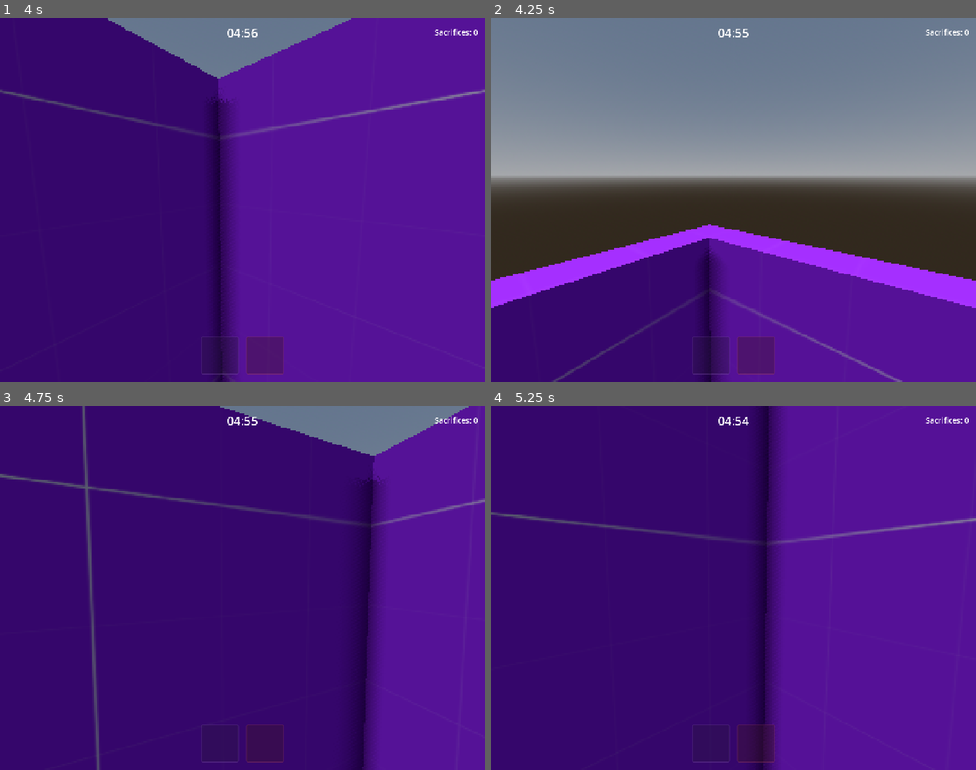
Above: before the commit, frames 1-4 (two rows, left to right).
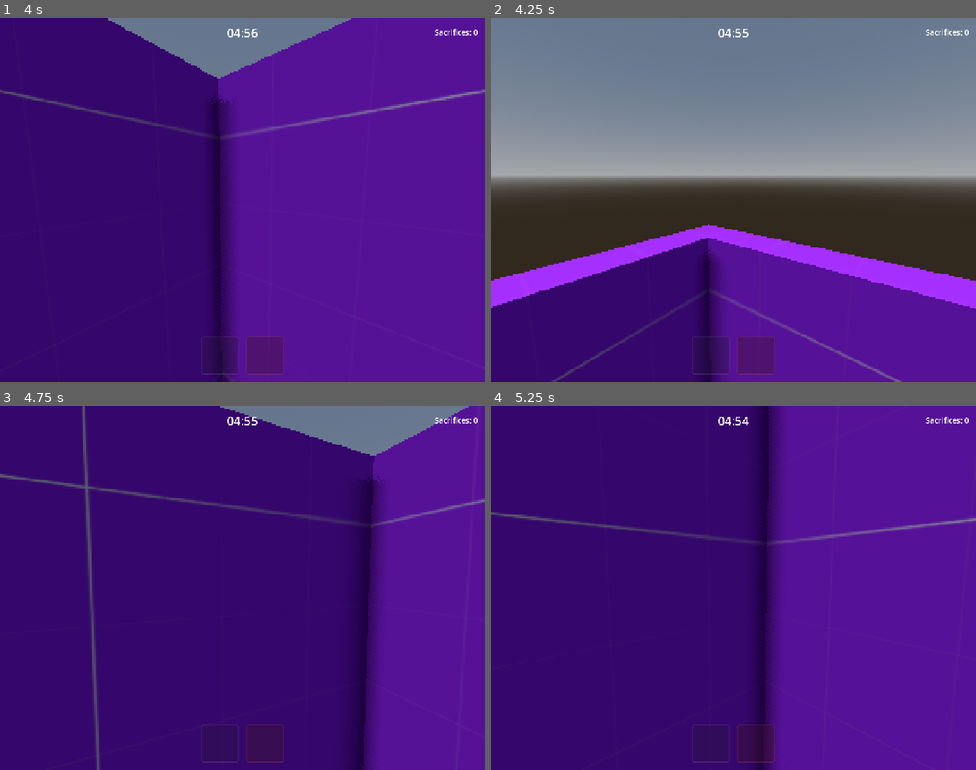
Above: after the commit, the same moments.

Repository: TheSophisticated/FindersKeepers-CSES
Game: Godot game, scene res://Maps/GameMode.tscn
The game is run twice, just before and just after one commit, with the same random seed, the same clock (stepped at 60 frames per second) and the same inputs. This scene is started directly instead of the project's main scene.
Inputs (mouse positions are in pixels of both pictures, inside the frame that each line leads up to):
- Up to frame 1 (4 s): tap Enter at 0.5 s; move the mouse to (266, 200) at 0.52 s; hold E (interact) 0.53-1.28 s; hold W (move_forward) from 0.53 s (still down); tap Space (jump) at 0.77, 1.52, 3.02, 3.77 s; tap 1 at 0.8, 1.35, 3.05 s; move the mouse to (218, 200) at 1.27 s; tap 2 at 1.55, 2.1, 3.8 s; move the mouse to (252, 192) at 2.02 s; hold E (interact) 2.03-2.78 s; move the mouse to (237, 207) at 2.77 s; tap E (interact) at 2.85 s; move the mouse to (276, 203) at 3.52 s; hold Shift (sprint) from 3.53 s (still down)
- Up to frame 2 (4.25 s): keep holding W (move_forward); keep holding Shift (sprint)
- Up to frame 3 (4.75 s): keep holding W (move_forward); move the mouse to (203, 584) at 4.27 s; release Shift (sprint) at 4.28 s; tap 1 at 4.35 s; tap Space (jump) at 4.52 s; tap E (interact) at 4.55 s
- Up to frame 4 (5.25 s): keep holding W (move_forward); move the mouse to (738, 588) at 5.02 s; tap 2 at 5.1 s

Frame 1 is identical in both runs. In frame 2, 0.1% of the frame differs, in the area x 0-100%, y 56-100%; in frame 3, less than 0.1%; in frame 4, nothing differs.

Commit message:
Add Multiplayer Synchronization for TarotCards and BodyPart Pickups

Diff:
--- a/Maps/GameMode.tscn
+++ b/Maps/GameMode.tscn
@@ -78,6 +78,13 @@
 
 [sub_resource type="BoxShape3D" id="BoxShape3D_tarot"]
 
+[sub_resource type="PhysicsMaterial" id="PhysicsMaterial_2q7m2"]
+
+[sub_resource type="BoxMesh" id="BoxMesh_obcad"]
+
+[sub_resource type="BoxShape3D" id="BoxShape3D_tagav"]
+size = Vector3(1.0625, 1, 1.1732178)
+
 [node name="GameMode" type="Node3D" unique_id=1344084929]
 script = ExtResource("1_bliyt")
 
@@ -486,6 +493,18 @@
 [node name="SpawnPoint4" type="Marker3D" parent="SubViewportContainer/SubViewport/SpawnPoints" unique_id=933366168]
 transform = Transform3D(1, 0, 0, 0, 1, 0, 0, 0, 1, -3.52572, 0, 11.024586)
 
+[node name="RigidBody3D" type="RigidBody3D" parent="." unique_id=1630302830]
+transform = Transform3D(1, 0, 0, 0, 1, 0, 0, 0, 1, 0, 0.94105387, 0)
+physics_material_override = SubResource("PhysicsMaterial_2q7m2")
+
+[node name="MeshInstance3D" type="MeshInstance3D" parent="RigidBody3D" unique_id=1127134142]
+transform = Transform3D(1, 0, 0, 0, 1, 0, 0, 0, 1, 0.044709027, -0.021501064, 0)
+mesh = SubResource("BoxMesh_obcad")
+
+[node name="CollisionShape3D" type="CollisionShape3D" parent="RigidBody3D" unique_id=1720842359]
+transform = Transform3D(1, 0, 0, 0, 1, 0, 0, 0, 1, -0.03125, 0, -0.022399902)
+shape = SubResource("BoxShape3D_tagav")
+
 [connection signal="pressed" from="CanvasLayer/PauseMenu/PauseContainer/Continue" to="CanvasLayer/PauseMenu" method="_on_continue_pressed"]
 [connection signal="pressed" from="CanvasLayer/PauseMenu/PauseContainer/Settings" to="CanvasLayer/PauseMenu" method="_on_settings_pressed"]
 [connection signal="pressed" from="CanvasLayer/PauseMenu/PauseContainer/BackToMenu" to="CanvasLayer/PauseMenu" method="_on_back_to_menu_pressed"]
--- a/Player/Scripts/Player.gd
+++ b/Player/Scripts/Player.gd
@@ -150,16 +150,16 @@
 		if held_object:
 			drop_object.rpc() ##TODO: Add Validation Checks here
 		elif held_body_part:
-			drop_body_part()
+			drop_body_part.rpc()
 		elif look_at_ray and look_at_ray.is_colliding():
 			var hit_node = look_at_ray.get_collider()
 			print("[Player] Ray hit: ", hit_node.name if hit_node else "null", " (", hit_node.get_class() if hit_node else "null", ")")
 			if hit_node == null:
 				return
 			if hit_node is TarotPickup:
-				hit_node.collect(self)
+				hit_node.collect.rpc(self.get_path())
 			elif hit_node is BodyPart:
-				pick_up_body_part(hit_node)
+				pick_up_body_part.rpc(hit_node.get_path())
 			elif hit_node.is_in_group("interactable"):
 				request_pick_up.rpc_id(1, hit_node.get_path())
 		else:
@@ -169,9 +169,9 @@
 	if event is InputEventKey:
 		if event.pressed and not event.echo:
 			if event.keycode == KEY_1:
-				use_tarot_card(0)
+				use_tarot_card.rpc(0)
 			elif event.keycode == KEY_2:
-				use_tarot_card(1)
+				use_tarot_card.rpc(1)
 
 # ===== TAROT INVENTORY =====
 signal tarot_card_added(card: TarotCard, slot: int)  # Emitted when a card fills a slot
@@ -180,6 +180,8 @@
 var tarot_cards: Array[TarotCard] = []  # Fixed-size slots, empty slots hold null
 
 # Stores a card in the first empty slot. Returns true if it fit.
+
+@rpc("any_peer", "call_local", "reliable")
 func add_tarot_card(card: TarotCard) -> bool:
 	if card == null:
 		push_warning("Cannot add a null Tarot card.")
@@ -195,6 +197,7 @@
 	print("Tarot inventory full.")
 	return false
 
+@rpc("any_peer", "call_local", "reliable")
 func use_tarot_card(slot_index: int)->void:
 	if slot_index < 0 or slot_index >= tarot_cards.size():
 		push_warning("Invalid Tarot Card slot: "+str(slot_index))
@@ -332,10 +335,14 @@
 # ===== BODY PART CARRY =====
 # Carries a body part to the spell center. No buffs, progress or removal
 # happen here; that all waits for deposit_body_part().
-func pick_up_body_part(part: BodyPart) -> void:
-	if not is_multiplayer_authority():
-		print("[Player] pick_up_body_part aborted: not authority")
-		return
+
+@rpc("any_peer", "call_local", "reliable")
+func pick_up_body_part(partPath : NodePath) -> void:
+	var part = get_node_or_null(partPath)
+	if part == null:
+		print("Part is NULL! FAILED")
+		return
+
 	if held_body_part != null or held_object != null:
 		print("[Player] pick_up_body_part aborted: hands full")
 		return
@@ -352,10 +359,10 @@
 
 # Called by the spell center. Hands the part to BodyPart.collect(), which is
 # where progress, buffs and removal finally happen.
+
+@rpc("any_peer", "call_local", "reliable")
 func deposit_body_part() -> void:
-	if not is_multiplayer_authority():
-		print("[Player] deposit_body_part aborted: not authority")
-		return
+
 	if held_body_part == null:
 		print("[Player] deposit_body_part aborted: held_body_part is null")
 		return
@@ -367,6 +374,7 @@
 	print("[Player] SUCCESS: Deposited body part")
 
 # Returns a carried part to the world without collecting it.
+@rpc("any_peer", "call_local", "reliable")
 func drop_body_part() -> void:
 	if not held_body_part:
 		return
--- a/Tarot/Scripts/TarotPickup.gd
+++ b/Tarot/Scripts/TarotPickup.gd
@@ -3,7 +3,9 @@
 
 @export var card:TarotCard
 
-func collect(player:Node)->bool:
+@rpc("any_peer", "call_local", "reliable")
+func collect(playerPath : NodePath)->bool:
+	var player = get_node_or_null(playerPath)
 	if card==null:
 		push_warning("TarotPicckup : No Tarot Card assigned")
 		return false
